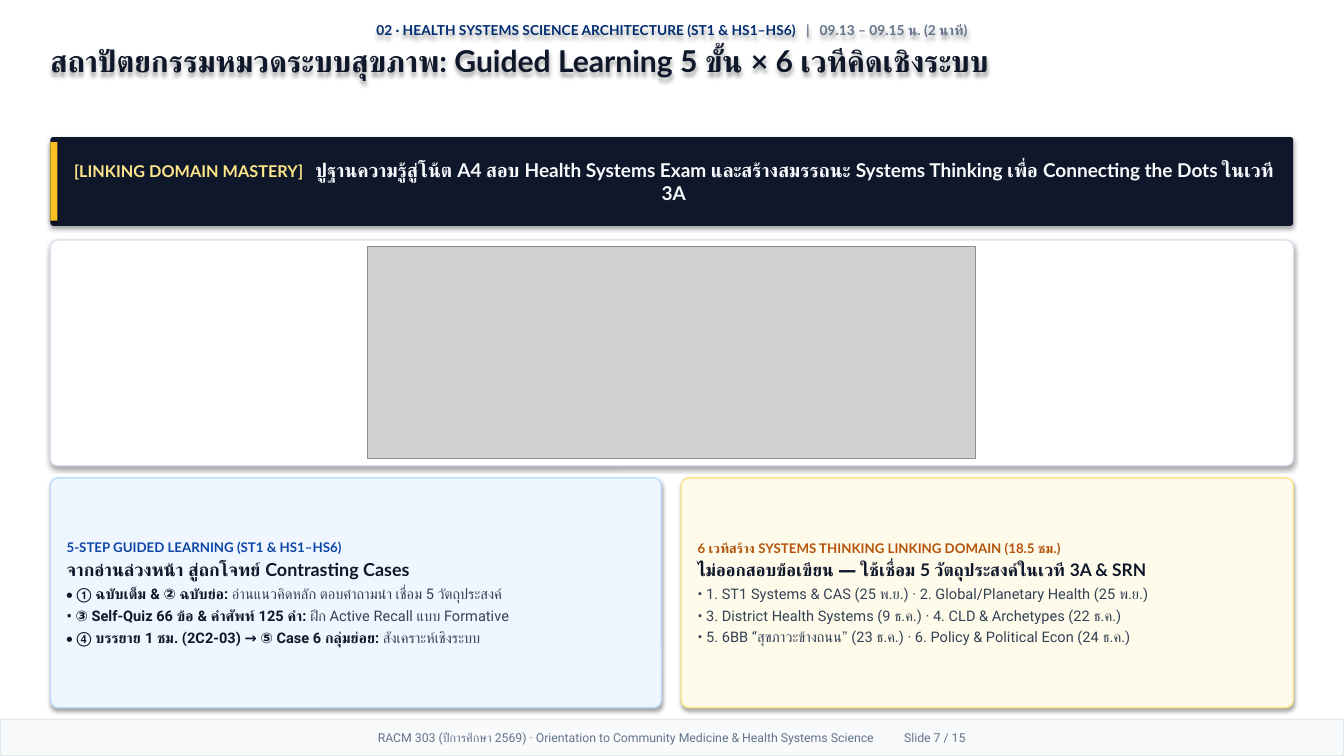
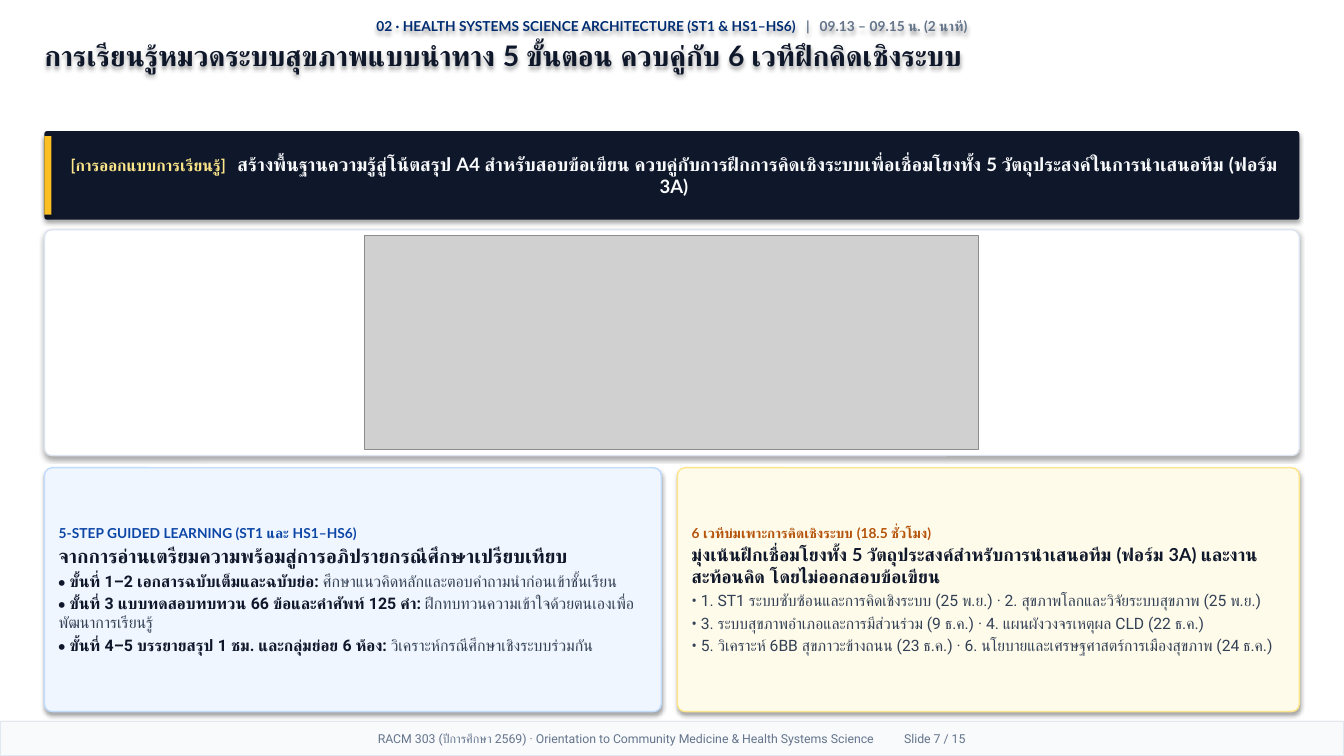
Before and after one commit to smartwoo/racm303-2569, a slide deck: slide 7 of exports/pptx/RACM303_2569_Orientation_Slides.pptx. Drawn at 1344x756 pixels with LibreOffice and Linux fonts; fonts in the diff are those of the drawing; grey boxes stand for pictures. Boxes give left, top, right and bottom in pixels: in the first picture for what was removed or moved away, otherwise in the second. Text is boxed around its words. In the diff, an @@ line names an element or a change of style, - is before the commit and + after.

```diff
--- a/exports/pptx/RACM303_2569_Orientation_Slides.pptx
+++ b/exports/pptx/RACM303_2569_Orientation_Slides.pptx
@@ text at <box>44,41,962,74</box>: text changed; size 21.5 to 20.2 pt @@
-สถาปัตยกรรมหมวดระบบสุขภาพ: Guided Learning 5 ขั้น × 6 เวทีคิดเชิงระบบ
+การเรียนรู้หมวดระบบสุขภาพแบบนำทาง 5 ขั้นตอน ควบคู่กับ 6 เวทีฝึกคิดเชิงระบบ
@@ rectangle: place and size @@
-rectangle at <box>50,142,57,221</box>
+rectangle at <box>44,136,51,215</box>
@@ rounded rectangle "[การออกแบบการเรียนรู้] สร้างพื้นฐานความรู้สู่โน้ตสรุป A4 สำห ...": place and size @@
-rounded rectangle "[การออกแบบการเรียนรู้] สร้างพื้นฐานความรู้สู่โน้ตสรุป A4 สำห ..." at <box>50,137,1294,226</box>
+rounded rectangle "[การออกแบบการเรียนรู้] สร้างพื้นฐานความรู้สู่โน้ตสรุป A4 สำห ..." at <box>44,131,1300,220</box>
@@ text in rounded rectangle at <box>71,157,1277,196</box>: text changed; size 13.6 to 13.2 pt @@
-[LINKING DOMAIN MASTERY] ปูฐานความรู้สู่โน้ต A4 สอบ Health Systems Exam และสร้างสมรรถนะ Systems Thinking เพื่อ Connecting the Dots ในเวที 3A
+[การออกแบบการเรียนรู้] สร้างพื้นฐานความรู้สู่โน้ตสรุป A4 สำหรับสอบข้อเขียน ควบคู่กับการฝึกการคิดเชิงระบบเพื่อเชื่อมโยงทั้ง 5 วัตถุประสงค์ในการนำเสนอทีม (ฟอร์ม 3A)
@@ rounded rectangle: place and size @@
-rounded rectangle at <box>50,240,1294,466</box>
+rounded rectangle at <box>44,230,1300,456</box>
@@ picture: place and size @@
-picture at <box>368,247,976,459</box>
+picture at <box>365,236,979,450</box>
@@ rounded rectangle "5-STEP GUIDED LEARNING (ST1 และ ...": place and size @@
-rounded rectangle "5-STEP GUIDED LEARNING (ST1 และ ..." at <box>50,478,661,708</box>
+rounded rectangle "5-STEP GUIDED LEARNING (ST1 และ ..." at <box>44,468,661,712</box>
@@ rounded rectangle "6 เวทีบ่มเพาะการคิดเชิงระบบ (18.5 ชั่วโมง)": place and size @@
-rounded rectangle "6 เวทีบ่มเพาะการคิดเชิงระบบ (18.5 ชั่วโมง)" at <box>682,478,1294,708</box>
+rounded rectangle "6 เวทีบ่มเพาะการคิดเชิงระบบ (18.5 ชั่วโมง)" at <box>678,468,1300,712</box>
@@ text in rounded rectangle at <box>59,527,634,656</box>: text changed; size 10.4 to 11.4 pt @@
-5-STEP GUIDED LEARNING (ST1 & HS1–HS6)
-จากอ่านล่วงหน้า สู่ถกโจทย์ Contrasting Cases
-• ① ฉบับเต็ม & ② ฉบับย่อ: อ่านแนวคิดหลัก ตอบคำถามนำ เชื่อม 5 วัตถุประสงค์
-• ③ Self-Quiz 66 ข้อ & คำศัพท์ 125 คำ: ฝึก Active Recall แบบ Formative
-• ④ บรรยาย 1 ชม. (2C2-03) → ⑤ Case 6 กลุ่มย่อย: สังเคราะห์เชิงระบบ
+5-STEP GUIDED LEARNING (ST1 และ HS1–HS6)
+จากการอ่านเตรียมความพร้อมสู่การอภิปรายกรณีศึกษาเปรียบเทียบ
+• ขั้นที่ 1–2 เอกสารฉบับเต็มและฉบับย่อ: ศึกษาแนวคิดหลักและตอบคำถามนำก่อนเข้าชั้นเรียน
+• ขั้นที่ 3 แบบทดสอบทบทวน 66 ข้อและคำศัพท์ 125 คำ: ฝึกทบทวนความเข้าใจด้วยตนเองเพื่อพัฒนาการเรียนรู้
+• ขั้นที่ 4–5 บรรยายสรุป 1 ชม. และกลุ่มย่อย 6 ห้อง: วิเคราะห์กรณีศึกษาเชิงระบบร่วมกัน
@@ text in rounded rectangle at <box>692,527,1272,656</box>: text changed; size 10.4 to 11.2 pt @@
-6 เวทีสร้าง SYSTEMS THINKING LINKING DOMAIN (18.5 ชม.)
-ไม่ออกสอบข้อเขียน — ใช้เชื่อม 5 วัตถุประสงค์ในเวที 3A & SRN
-• 1. ST1 Systems & CAS (25 พ.ย.) · 2. Global/Planetary Health (25 พ.ย.)
-• 3. District Health Systems (9 ธ.ค.) · 4. CLD & Archetypes (22 ธ.ค.)
-• 5. 6BB “สุขภาวะข้างถนน” (23 ธ.ค.) · 6. Policy & Political Econ (24 ธ.ค.)
+6 เวทีบ่มเพาะการคิดเชิงระบบ (18.5 ชั่วโมง)
+มุ่งเน้นฝึกเชื่อมโยงทั้ง 5 วัตถุประสงค์สำหรับการนำเสนอทีม (ฟอร์ม 3A) และงานสะท้อนคิด โดยไม่ออกสอบข้อเขียน
+• 1. ST1 ระบบซับซ้อนและการคิดเชิงระบบ (25 พ.ย.) · 2. สุขภาพโลกและวิจัยระบบสุขภาพ (25 พ.ย.)
+• 3. ระบบสุขภาพอำเภอและการมีส่วนร่วม (9 ธ.ค.) · 4. แผนผังวงจรเหตุผล CLD (22 ธ.ค.)
+• 5. วิเคราะห์ 6BB สุขภาวะข้างถนน (23 ธ.ค.) · 6. นโยบายและเศรษฐศาสตร์การเมืองสุขภาพ (24 ธ.ค.)
```
Also in this commit, not shown: 13 other slides changed, 1 slide added, 1 slide removed, 5 other files.
